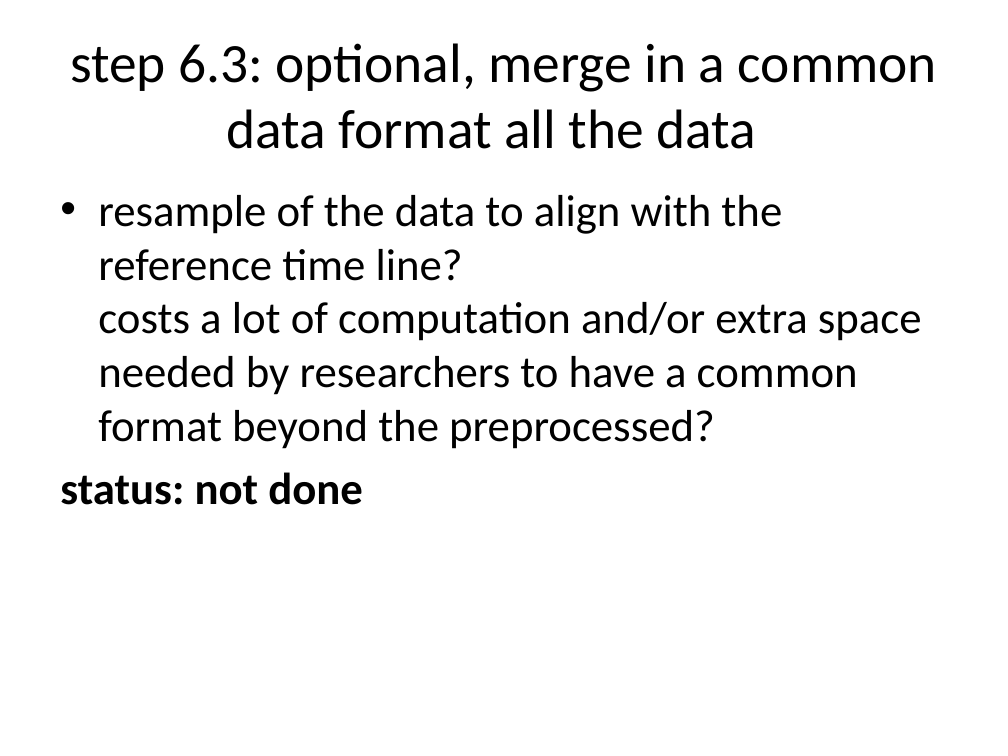
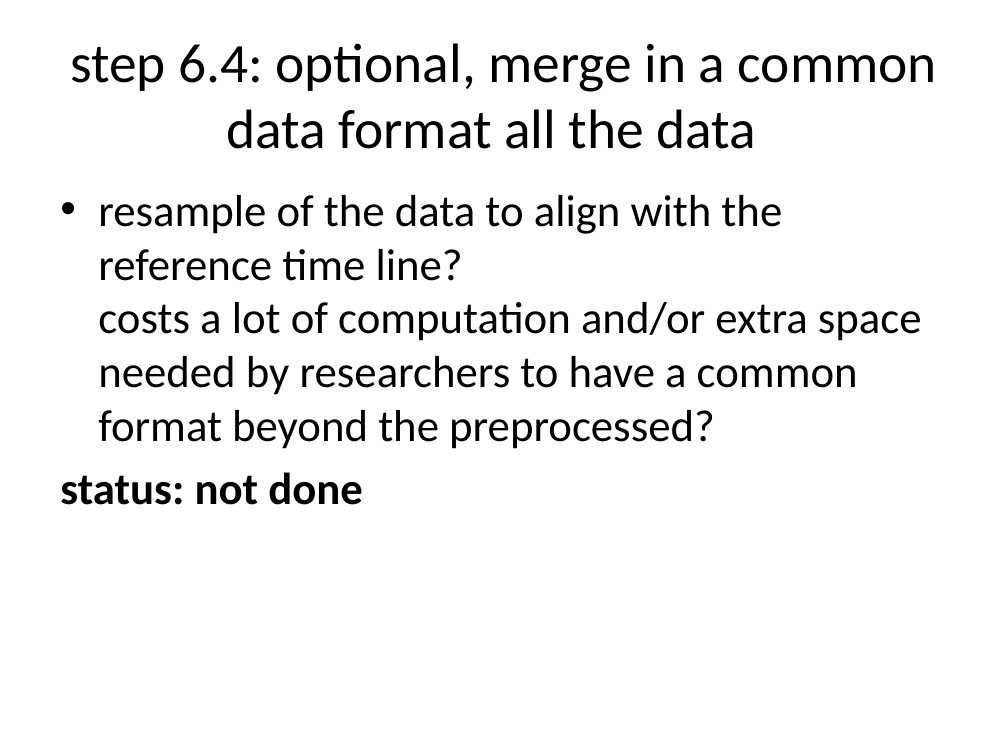
Before and after one commit to raytut/wearanize, a slide deck: slide 21 of snippets/HBS_wearanize.pptx (slide 20 before the commit). Drawn at 1008x756 pixels with LibreOffice and Linux fonts; fonts in the diff are those of the drawing. Boxes give left, top, right and bottom in pixels: in the first picture for what was removed or moved away, otherwise in the second. Text is boxed around its words. In the diff, an @@ line names an element or a change of style, - is before the commit and + after.

```diff
--- a/snippets/HBS_wearanize.pptx
+++ b/snippets/HBS_wearanize.pptx
@@ title at box(70, 43, 937, 149): text changed @@
-step 6.3: optional, merge in a common data format all the data
+step 6.4: optional, merge in a common data format all the data
```
Also in this commit, not shown: 7 other slides changed, 1 slide added.
